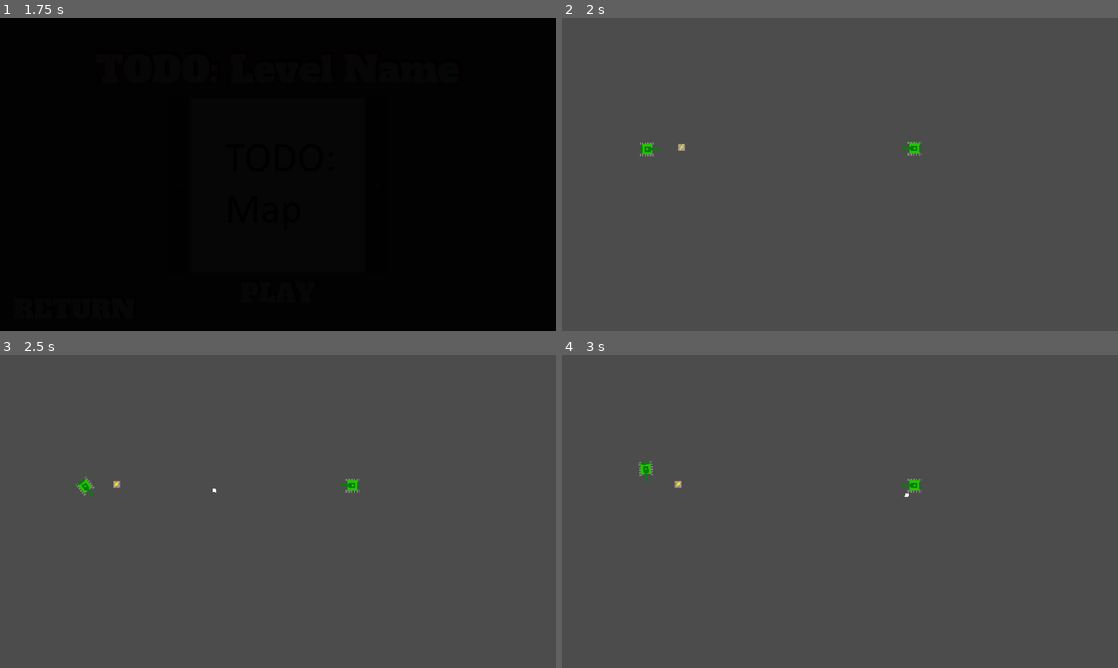
Above: before the commit, frames 1-4 (two rows, left to right).
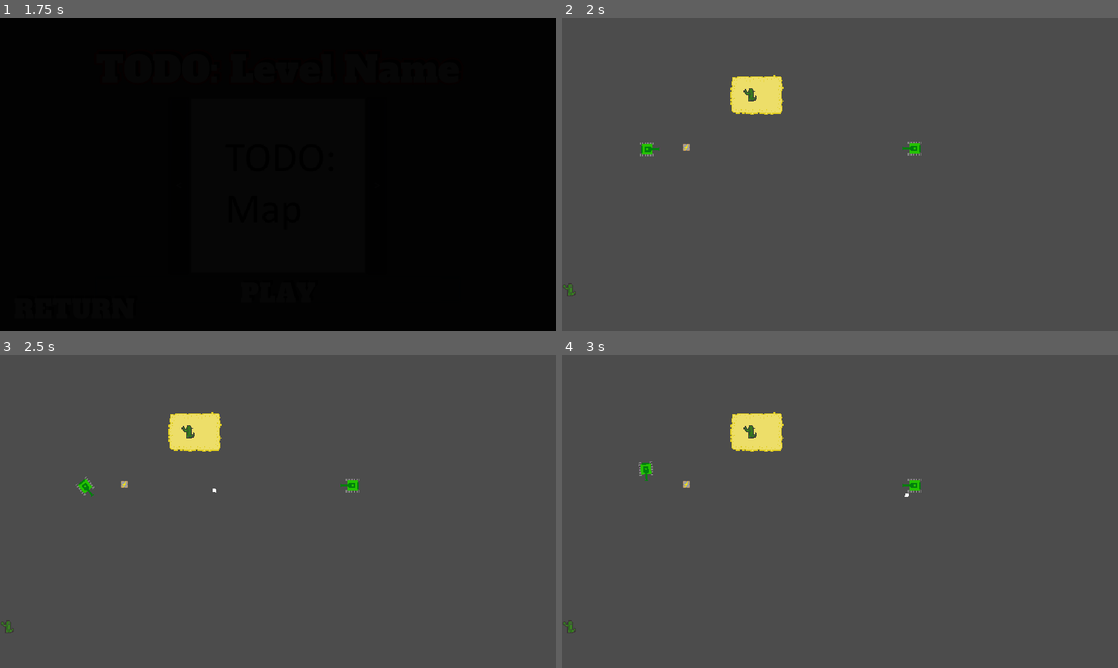
Above: after the commit, the same moments.

Repository: gw935/Skriptsprachen_Spiel
Game: Godot game, scene res://Scenes/TitleScreen/TitleScreen.tscn
The game is run twice, just before and just after one commit, with the same random seed, the same clock (stepped at 60 frames per second) and the same inputs.
Inputs:
- Up to frame 1 (1.75 s): click "NEW GAME" at 0.5 s; click "PLAY" at 1.25 s
- Up to frame 2 (2 s): no input
- Up to frame 3 (2.5 s): hold Right (right) from 2.03 s (still down); hold Keypad 0 (fire) from 2.03 s (still down)
- Up to frame 4 (3 s): release Right (right) at 2.78 s; release Keypad 0 (fire) at 2.78 s; hold Down (down) from 2.78 s (still down); tap Keypad 0 (fire) at 2.85 s

Frame 1 is identical in both runs. In frame 2, 1.1% of the frame differs, in the area x 0-40%, y 18-89%; in frame 3, 1.2%; in frame 4, 1.2%.

Commit message:
Pickups, Crates, Obstacles, ExplosionBullet

Diff:
--- /dev/null
+++ b/Assets/Desert.tres
@@ -0,0 +1,42 @@
+[gd_resource type="TileSet" load_steps=2 format=2]
+
+[ext_resource path="res://Assets/tileset_sand.png" type="Texture" id=1]
+
+[resource]
+0/name = "tileset_sand.png 0"
+0/texture = ExtResource( 1 )
+0/tex_offset = Vector2( 0, 0 )
+0/modulate = Color( 1, 1, 1, 1 )
+0/region = Rect2( 80, 0, 16, 16 )
+0/tile_mode = 0
+0/occluder_offset = Vector2( 0, 0 )
+0/navigation_offset = Vector2( 0, 0 )
+0/shape_offset = Vector2( 0, 0 )
+0/shape_transform = Transform2D( 1, 0, 0, 1, 0, 0 )
+0/shape_one_way = false
+0/shape_one_way_margin = 0.0
+0/shapes = [  ]
+0/z_index = 0
+1/name = "tileset_sand.png 1"
+1/texture = ExtResource( 1 )
+1/tex_offset = Vector2( 0, 0 )
+1/modulate = Color( 1, 1, 1, 1 )
+1/region = Rect2( 0, 0, 48, 48 )
+1/tile_mode = 1
+1/autotile/bitmask_mode = 1
+1/autotile/bitmask_flags = [ Vector2( 0, 0 ), 432, Vector2( 0, 1 ), 438, Vector2( 0, 2 ), 54, Vector2( 1, 0 ), 504, Vector2( 1, 1 ), 511, Vector2( 1, 2 ), 63, Vector2( 2, 0 ), 216, Vector2( 2, 1 ), 219, Vector2( 2, 2 ), 27 ]
+1/autotile/icon_coordinate = Vector2( 0, 0 )
+1/autotile/tile_size = Vector2( 16, 16 )
+1/autotile/spacing = 0
+1/autotile/occluder_map = [  ]
+1/autotile/navpoly_map = [  ]
+1/autotile/priority_map = [  ]
+1/autotile/z_index_map = [  ]
+1/occluder_offset = Vector2( 0, 0 )
+1/navigation_offset = Vector2( 0, 0 )
+1/shape_offset = Vector2( 0, 0 )
+1/shape_transform = Transform2D( 1, 0, 0, 1, 0, 0 )
+1/shape_one_way = false
+1/shape_one_way_margin = 0.0
+1/shapes = [  ]
+1/z_index = 0
--- a/Assets/Level_01.tres
+++ /dev/null
@@ -1,19 +0,0 @@
-[gd_resource type="TileSet" load_steps=2 format=2]
-
-[ext_resource path="res://Assets/tileset_sand.png" type="Texture" id=1]
-
-[resource]
-0/name = "tileset_sand.png 0"
-0/texture = ExtResource( 1 )
-0/tex_offset = Vector2( 0, 0 )
-0/modulate = Color( 1, 1, 1, 1 )
-0/region = Rect2( 80, 0, 16, 16 )
-0/tile_mode = 0
-0/occluder_offset = Vector2( 0, 0 )
-0/navigation_offset = Vector2( 0, 0 )
-0/shape_offset = Vector2( 0, 0 )
-0/shape_transform = Transform2D( 1, 0, 0, 1, 0, 0 )
-0/shape_one_way = false
-0/shape_one_way_margin = 0.0
-0/shapes = [  ]
-0/z_index = 0
--- a/Entities/Bullets/Bullet.gd
+++ b/Entities/Bullets/Bullet.gd
@@ -22,18 +22,15 @@
 func _on_Bullet_body_entered(body):
 	if body.has_method('take_damage'):
 		body.take_damage(damage)
-	# fuer Kisten und so
-	if body.has_method('destroy'):
-		body.destroy(damage)
 	deleteBullet()
 
 
 # wird aufgerufen, wenn die Bullet mit etwas kollidiert
 # Explosionsanimation etc.
 func deleteBullet():
-	print("bullet deleted")
 	queue_free()
 
 
 func _on_Timer_timeout():
+	print("bullet despawn")
 	deleteBullet()
--- /dev/null
+++ b/Entities/Bullets/Exploding_Bullet.gd
@@ -0,0 +1,22 @@
+extends "res://Entities/Bullets/Bullet.gd"
+
+
+export var explosionDamage: int
+
+func explode():
+	var bodys = $Explosion.get_overlapping_bodies()
+	for b in bodys:
+		if b.has_method('take_damage'):
+			b.take_damage(explosionDamage)
+
+
+func _on_Bullet_body_entered(body):
+	if body.has_method('take_damage'):
+		body.take_damage(damage)
+	explode()
+	deleteBullet()
+
+
+func _on_Timer_timeout():
+	explode()
+	deleteBullet()
--- /dev/null
+++ b/Entities/Bullets/Exploding_Bullet.tscn
@@ -0,0 +1,21 @@
+[gd_scene load_steps=4 format=2]
+
+[ext_resource path="res://Entities/Bullets/Bullet.tscn" type="PackedScene" id=1]
+[ext_resource path="res://Entities/Bullets/Exploding_Bullet.gd" type="Script" id=2]
+
+[sub_resource type="CircleShape2D" id=1]
+radius = 33.2415
+
+[node name="Exploding_Bullet" instance=ExtResource( 1 )]
+script = ExtResource( 2 )
+speed = 200
+time_alive = 1.0
+explosionDamage = 20
+
+[node name="Sprite" parent="." index="0"]
+modulate = Color( 1, 0, 0, 1 )
+
+[node name="Explosion" type="Area2D" parent="." index="3"]
+
+[node name="CollisionShape2D" type="CollisionShape2D" parent="Explosion" index="0"]
+shape = SubResource( 1 )
--- a/Entities/Bullets/StrongerBullet.tscn
+++ b/Entities/Bullets/StrongerBullet.tscn
@@ -7,7 +7,7 @@
 script = ExtResource( 2 )
 speed = 200
 damage = 20
-time_alive = 5.0
+time_alive = 2.0
 
 [node name="Sprite" parent="." index="0"]
 scale = Vector2( 1.5, 1.5 )
--- /dev/null
+++ b/Entities/Obstacles/ItemCrate.tscn
@@ -0,0 +1,17 @@
+[gd_scene load_steps=9 format=2]
+
+[ext_resource path="res://ItemCrate.gd" type="Script" id=1]
+[ext_resource path="res://Entities/Obstacles/Obstacle.tscn" type="PackedScene" id=2]
+[ext_resource path="res://Assets/Itemcrate.png" type="Texture" id=3]
+[ext_resource path="res://Entities/PowerUps/Stronger_Bullet_Pickup.tscn" type="PackedScene" id=4]
+[ext_resource path="res://Entities/PowerUps/Health_Power_Pickup.tscn" type="PackedScene" id=5]
+[ext_resource path="res://Entities/PowerUps/Speed_Power_Pickup.tscn" type="PackedScene" id=6]
+[ext_resource path="res://Entities/PowerUps/Reload_Power_Pickup.tscn" type="PackedScene" id=7]
+[ext_resource path="res://Entities/PowerUps/Explosion_Power_Pickup.tscn" type="PackedScene" id=8]
+
+[node name="ItemCrate" instance=ExtResource( 2 )]
+script = ExtResource( 1 )
+Items = [ ExtResource( 4 ), ExtResource( 5 ), ExtResource( 6 ), ExtResource( 7 ), ExtResource( 8 ) ]
+
+[node name="Sprite" parent="." index="1"]
+texture = ExtResource( 3 )
--- /dev/null
+++ b/Entities/Obstacles/Obstacle.gd
@@ -0,0 +1,8 @@
+extends RigidBody2D
+
+export var health: int
+
+func take_damage(damage):
+	health -= damage
+	if health <= 0:
+		queue_free()
--- /dev/null
+++ b/Entities/Obstacles/Obstacle.tscn
@@ -0,0 +1,23 @@
+[gd_scene load_steps=5 format=2]
+
+[ext_resource path="res://Assets/Woodcrate.png" type="Texture" id=1]
+[ext_resource path="res://Entities/Obstacles/Obstacle.gd" type="Script" id=2]
+
+[sub_resource type="PhysicsMaterial" id=2]
+friction = 10.0
+rough = true
+
+[sub_resource type="RectangleShape2D" id=1]
+extents = Vector2( 8, 8 )
+
+[node name="Obstacle" type="RigidBody2D"]
+mass = 100.0
+physics_material_override = SubResource( 2 )
+script = ExtResource( 2 )
+health = 1
+
+[node name="CollisionShape2D" type="CollisionShape2D" parent="."]
+shape = SubResource( 1 )
+
+[node name="Sprite" type="Sprite" parent="."]
+texture = ExtResource( 1 )
--- /dev/null
+++ b/Entities/PowerUps/Ammo_Pickup.tscn
@@ -0,0 +1,11 @@
+[gd_scene load_steps=3 format=2]
+
+[ext_resource path="res://Entities/PowerUps/Power_Up.tscn" type="PackedScene" id=1]
+[ext_resource path="res://Assets/Bullet.png" type="Texture" id=2]
+
+[node name="Ammo_Pickup" instance=ExtResource( 1 )]
+ammoAmount = 1
+bulletType = -1
+
+[node name="Sprite" parent="." index="0"]
+texture = ExtResource( 2 )
--- /dev/null
+++ b/Entities/PowerUps/Explosion_Power_Pickup.tscn
@@ -0,0 +1,11 @@
+[gd_scene load_steps=3 format=2]
+
+[ext_resource path="res://Entities/PowerUps/Power_Up.tscn" type="PackedScene" id=1]
+[ext_resource path="res://Assets/Explosion_Bullet_Powerup.png" type="Texture" id=2]
+
+[node name="Explosion_Power_Pickup" instance=ExtResource( 1 )]
+ammoAmount = 3
+bulletType = 1
+
+[node name="Sprite" parent="." index="0"]
+texture = ExtResource( 2 )
--- /dev/null
+++ b/Entities/PowerUps/Health_Power_Pickup.tscn
@@ -0,0 +1,11 @@
+[gd_scene load_steps=3 format=2]
+
+[ext_resource path="res://Assets/Health_Power_Pickup.png" type="Texture" id=1]
+[ext_resource path="res://Entities/PowerUps/Power_Up.tscn" type="PackedScene" id=2]
+
+[node name="Health_Power_Pickup" instance=ExtResource( 2 )]
+healthIncrease = 20
+bulletType = -1
+
+[node name="Sprite" parent="." index="0"]
+texture = ExtResource( 1 )
--- a/Entities/PowerUps/Power_Up.gd
+++ b/Entities/PowerUps/Power_Up.gd
@@ -2,9 +2,15 @@
 
 var rng = RandomNumberGenerator.new()
 
-export var speed: int
+var speed = 50
 
-func _ready():
+export var healthIncrease: int
+export var speedIncrease: int
+export var reloadTimeDecrease: float
+export var ammoAmount: int
+export var bulletType: int
+
+func start():
 	rng.randomize()
 	# bewegt sich in random richtung
 	apply_impulse(Vector2(0,100),
@@ -13,5 +19,6 @@
 
 func _on_Area2D_body_entered(body):
 	if body != self:
-		# metode vom Body aufrufen um shit zu tun body.do_shit
-		queue_free()
+		if body.has_method('pickupItem'):
+			body.pickupItem(healthIncrease, speedIncrease, reloadTimeDecrease, ammoAmount, bulletType)
+			queue_free()
--- a/Entities/PowerUps/Power_Up.tscn
+++ b/Entities/PowerUps/Power_Up.tscn
@@ -14,11 +14,10 @@
 
 [node name="Power_Up" type="RigidBody2D"]
 collision_layer = 8
-collision_mask = 3
+collision_mask = 11
 mass = 51.0204
 physics_material_override = SubResource( 3 )
 script = ExtResource( 2 )
-speed = 50
 
 [node name="Sprite" type="Sprite" parent="."]
 texture = ExtResource( 1 )
--- /dev/null
+++ b/Entities/PowerUps/Reload_Power_Pickup.tscn
@@ -0,0 +1,11 @@
+[gd_scene load_steps=3 format=2]
+
+[ext_resource path="res://Assets/Reload_Power_Pickup.png" type="Texture" id=1]
+[ext_resource path="res://Entities/PowerUps/Power_Up.tscn" type="PackedScene" id=2]
+
+[node name="Reload_Power_Pickup" instance=ExtResource( 2 )]
+reloadTimeDecrease = 0.1
+bulletType = -1
+
+[node name="Sprite" parent="." index="0"]
+texture = ExtResource( 1 )
--- /dev/null
+++ b/Entities/PowerUps/Speed_Power_Pickup.tscn
@@ -0,0 +1,7 @@
+[gd_scene load_steps=2 format=2]
+
+[ext_resource path="res://Entities/PowerUps/Power_Up.tscn" type="PackedScene" id=1]
+
+[node name="Speed_Power_Pickup" instance=ExtResource( 1 )]
+speedIncrease = 10
+bulletType = -1
--- /dev/null
+++ b/Entities/PowerUps/Stronger_Bullet_Pickup.tscn
@@ -0,0 +1,10 @@
+[gd_scene load_steps=3 format=2]
+
+[ext_resource path="res://Entities/PowerUps/Power_Up.tscn" type="PackedScene" id=1]
+[ext_resource path="res://Assets/Stronger_Bullet_Pickup.png" type="Texture" id=2]
+
+[node name="Stronger_Bullet_Pickup" instance=ExtResource( 1 )]
+ammoAmount = 10
+
+[node name="Sprite" parent="." index="0"]
+texture = ExtResource( 2 )
--- a/Entities/Tank.gd
+++ b/Entities/Tank.gd
@@ -1,6 +1,4 @@
 extends KinematicBody2D
-
-signal shoot
 
 export var player: String
 
@@ -11,10 +9,11 @@
 export var invincibilityTime: float
 
 export (PackedScene) var Bullet
-export (PackedScene) var PowerBullet
+export (Array, PackedScene) var PickupBullet
 
 var can_shoot = true
 var ammo = 0
+var bulletIndex = -1
 
 var velocity = Vector2()
 
@@ -48,11 +47,15 @@
 		can_shoot = false
 		$Timer.start()
 		var dir = Vector2(1, 0).rotated($Body/Barrel.global_rotation)
-		if PowerBullet and ammo > 0:
-			emit_signal('shoot', PowerBullet, $Body/Barrel/Position2D.global_position, dir)
+		if ammo > 0 and bulletIndex != -1:
+			var newBullet = PickupBullet[bulletIndex].instance()
+			get_tree().get_root().add_child(newBullet)
+			newBullet.start($Body/Barrel/Position2D.global_position, dir)
 			ammo -= 1
 		else:
-			emit_signal('shoot', Bullet, $Body/Barrel/Position2D.global_position, dir)
+			var newBullet = Bullet.instance()
+			get_tree().get_root().add_child(newBullet)
+			newBullet.start($Body/Barrel/Position2D.global_position, dir)
 
 
 func _physics_process(delta):
@@ -69,3 +72,25 @@
 
 func take_damage(damage):
 	health -= damage
+
+
+func pickupItem(healthIncrease, speedIncrease, reloadTimeDecrease, ammoAmount, bulletType):
+	health += healthIncrease
+	if speed + speedIncrease > 190:
+		speed = 190
+	else:
+		speed += speedIncrease
+	if reloadTime - reloadTimeDecrease < 0.5:
+		reloadTime = 0.5
+	else:
+		reloadTime -= reloadTimeDecrease
+		$Timer.wait_time = reloadTime
+	if bulletType != -1:
+		if bulletType == bulletIndex:
+			ammo += ammoAmount
+		else:
+			ammo = ammoAmount
+		bulletIndex = bulletType
+	else:
+		if bulletIndex != -1:
+			ammo += ammoAmount
--- a/Entities/Tank.tscn
+++ b/Entities/Tank.tscn
@@ -1,10 +1,12 @@
-[gd_scene load_steps=7 format=2]
+[gd_scene load_steps=9 format=2]
 
 [ext_resource path="res://Assets/Tank_Barrel_green.png" type="Texture" id=1]
 [ext_resource path="res://Assets/Tank_Body_green.png" type="Texture" id=2]
 [ext_resource path="res://Assets/Tank_Chains.png" type="Texture" id=3]
 [ext_resource path="res://Entities/Tank.gd" type="Script" id=4]
 [ext_resource path="res://Entities/Bullets/Normal_Bullet.tscn" type="PackedScene" id=5]
+[ext_resource path="res://Entities/Bullets/StrongerBullet.tscn" type="PackedScene" id=6]
+[ext_resource path="res://Entities/Bullets/Exploding_Bullet.tscn" type="PackedScene" id=7]
 
 [sub_resource type="RectangleShape2D" id=1]
 extents = Vector2( 6, 6 )
@@ -19,6 +21,7 @@
 reloadTime = 1.0
 invincibilityTime = 2.0
 Bullet = ExtResource( 5 )
+PickupBullet = [ ExtResource( 6 ), ExtResource( 7 ) ]
 
 [node name="Chains" type="Sprite" parent="."]
 texture = ExtResource( 3 )
--- /dev/null
+++ b/ItemCrate.gd
@@ -0,0 +1,24 @@
+extends "res://Entities/Obstacles/Obstacle.gd"
+
+export (Array, PackedScene) var Items
+var ammoPickup = preload("res://Entities/PowerUps/Ammo_Pickup.tscn")
+
+var rng = RandomNumberGenerator.new()
+
+
+func take_damage(damage):
+	health -= damage
+	if health <= 0:
+		rng.randomize()
+		Items.shuffle ()
+		var item = Items[0].instance()
+		get_tree().get_root().add_child(item)
+		item.position = self.global_position
+		item.start()
+		#var ammoAmount = rng.randi_range(3, 3)
+		#for i in ammoAmount:
+		#	var ammo = ammoPickup.instance()
+		#	get_tree().get_root().add_child(ammo)
+		#	ammo.position = self.global_position
+		#	ammo.start()
+		queue_free()
--- a/Scenes/Level_01.tscn
+++ b/Scenes/Level_01.tscn
@@ -1,12 +1,24 @@
 [gd_scene load_steps=5 format=2]
 
 [ext_resource path="res://Entities/Tank.tscn" type="PackedScene" id=1]
-[ext_resource path="res://Assets/Level_01.tres" type="TileSet" id=2]
+[ext_resource path="res://Assets/Desert.tres" type="TileSet" id=2]
 [ext_resource path="res://Scenes/Map.gd" type="Script" id=3]
 [ext_resource path="res://Entities/PowerUps/Power_Up.tscn" type="PackedScene" id=4]
 
 [node name="Level_01" type="Node2D"]
 script = ExtResource( 3 )
+
+[node name="Ground" type="TileMap" parent="."]
+tile_set = ExtResource( 2 )
+cell_size = Vector2( 16, 16 )
+format = 1
+tile_data = PoolIntArray( 262156, 1, 0, 262157, 1, 1, 262158, 1, 1, 262159, 1, 2, 327692, 1, 65536, 327693, 1, 65537, 327694, 1, 65537, 327695, 1, 65538, 393228, 1, 131072, 393229, 1, 131073, 393230, 1, 131073, 393231, 1, 131074, 1245184, 0, 0 )
+
+[node name="Decoration" type="TileMap" parent="."]
+tile_set = ExtResource( 2 )
+cell_size = Vector2( 16, 16 )
+format = 1
+tile_data = PoolIntArray( 327693, 0, 0 )
 
 [node name="Player_1" parent="." instance=ExtResource( 1 )]
 position = Vector2( 98, 151 )
@@ -20,10 +32,5 @@
 position = Vector2( 143, 149 )
 mass = 1.0
 
-[node name="TileMap" type="TileMap" parent="."]
-tile_set = ExtResource( 2 )
-cell_size = Vector2( 16, 16 )
-format = 1
-
 [connection signal="shoot" from="Player_1" to="." method="_on_Tank_shoot"]
 [connection signal="shoot" from="Player_2" to="." method="_on_Tank_shoot"]
--- a/Scenes/Test_Level.tscn
+++ b/Scenes/Test_Level.tscn
@@ -1,24 +1,22 @@
-[gd_scene load_steps=6 format=2]
+[gd_scene load_steps=7 format=2]
 
 [ext_resource path="res://Entities/Tank.tscn" type="PackedScene" id=1]
-[ext_resource path="res://Scenes/Map.gd" type="Script" id=2]
-[ext_resource path="res://Entities/Bullets/StrongerBullet.tscn" type="PackedScene" id=3]
+[ext_resource path="res://Entities/PowerUps/Stronger_Bullet_Pickup.tscn" type="PackedScene" id=3]
+[ext_resource path="res://Entities/Obstacles/Obstacle.tscn" type="PackedScene" id=4]
 [ext_resource path="res://Assets/Bullet.png" type="Texture" id=5]
+[ext_resource path="res://Entities/Obstacles/ItemCrate.tscn" type="PackedScene" id=6]
 
 [sub_resource type="RectangleShape2D" id=1]
 extents = Vector2( 1.9887, 2 )
 
 [node name="Test_Level" type="Node2D"]
-script = ExtResource( 2 )
 
 [node name="Player1" parent="." instance=ExtResource( 1 )]
 position = Vector2( 89, 113 )
-PowerBullet = ExtResource( 3 )
 
 [node name="Player2" parent="." instance=ExtResource( 1 )]
 position = Vector2( 408, 118 )
 player = "_2"
-PowerBullet = ExtResource( 3 )
 
 [node name="StaticBody2D" type="StaticBody2D" parent="."]
 position = Vector2( 253, 145 )
@@ -35,5 +33,46 @@
 scale = Vector2( 5.53125, 40 )
 shape = SubResource( 1 )
 
-[connection signal="shoot" from="Player1" to="." method="_on_Tank_shoot"]
-[connection signal="shoot" from="Player2" to="." method="_on_Tank_shoot"]
+[node name="Stronger_Bullet_Pickup" parent="." instance=ExtResource( 3 )]
+position = Vector2( 149, 194 )
+collision_mask = 3
+
+[node name="Stronger_Bullet_Pickup2" parent="." instance=ExtResource( 3 )]
+position = Vector2( 353, 202 )
+collision_mask = 3
+
+[node name="Obstacle" parent="." instance=ExtResource( 4 )]
+position = Vector2( 162, 129 )
+
+[node name="Obstacle2" parent="." instance=ExtResource( 4 )]
+position = Vector2( 184, 128 )
+
+[node name="Obstacle3" parent="." instance=ExtResource( 4 )]
+position = Vector2( 205, 127 )
+
+[node name="ItemCrate" parent="." instance=ExtResource( 6 )]
+position = Vector2( 126, 275 )
+
+[node name="ItemCrate2" parent="." instance=ExtResource( 6 )]
+position = Vector2( 457, 173 )
+
+[node name="ItemCrate3" parent="." instance=ExtResource( 6 )]
+position = Vector2( 160, 72 )
+
+[node name="ItemCrate4" parent="." instance=ExtResource( 6 )]
+position = Vector2( 196, 77 )
+
+[node name="ItemCrate5" parent="." instance=ExtResource( 6 )]
+position = Vector2( 162, 99 )
+
+[node name="ItemCrate6" parent="." instance=ExtResource( 6 )]
+position = Vector2( 194, 101 )
+
+[node name="ItemCrate7" parent="." instance=ExtResource( 6 )]
+position = Vector2( 126, 71 )
+
+[node name="ItemCrate8" parent="." instance=ExtResource( 6 )]
+position = Vector2( 132, 94 )
+
+[node name="ItemCrate9" parent="." instance=ExtResource( 6 )]
+position = Vector2( 133, 123 )
--- a/project.godot
+++ b/project.godot
@@ -110,8 +110,9 @@
 [physics]
 
 common/enable_pause_aware_picking=true
-2d/default_gravity=0
+2d/default_gravity_vector=Vector2( 0, 0 )
 2d/default_linear_damp=5.0
+2d/default_angular_damp=5.0
 
 [rendering]
 
Binary file added: Assets/Explosion_Bullet_Powerup.png
Not shown, added: Assets/Explosion_Bullet_Powerup.png.import
Binary file added: Assets/Health_Power_Pickup.png
Not shown, added: Assets/Health_Power_Pickup.png.import
Binary file added: Assets/Itemcrate.png
Not shown, added: Assets/Itemcrate.png.import
Binary file added: Assets/Reload_Power_Pickup.png
Not shown, added: Assets/Reload_Power_Pickup.png.import
Binary file added: Assets/Stronger_Bullet_Pickup.png
Not shown, added: Assets/Stronger_Bullet_Pickup.png.import
Binary file added: Assets/Woodcrate.png
Not shown, added: Assets/Woodcrate.png.import
